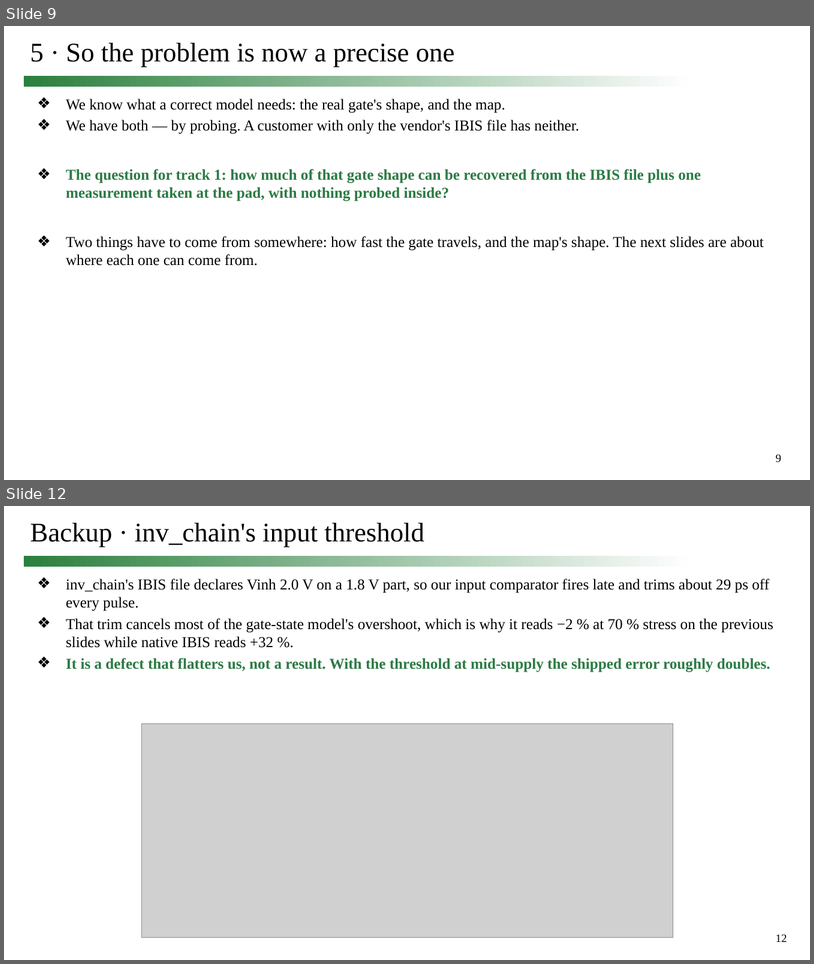
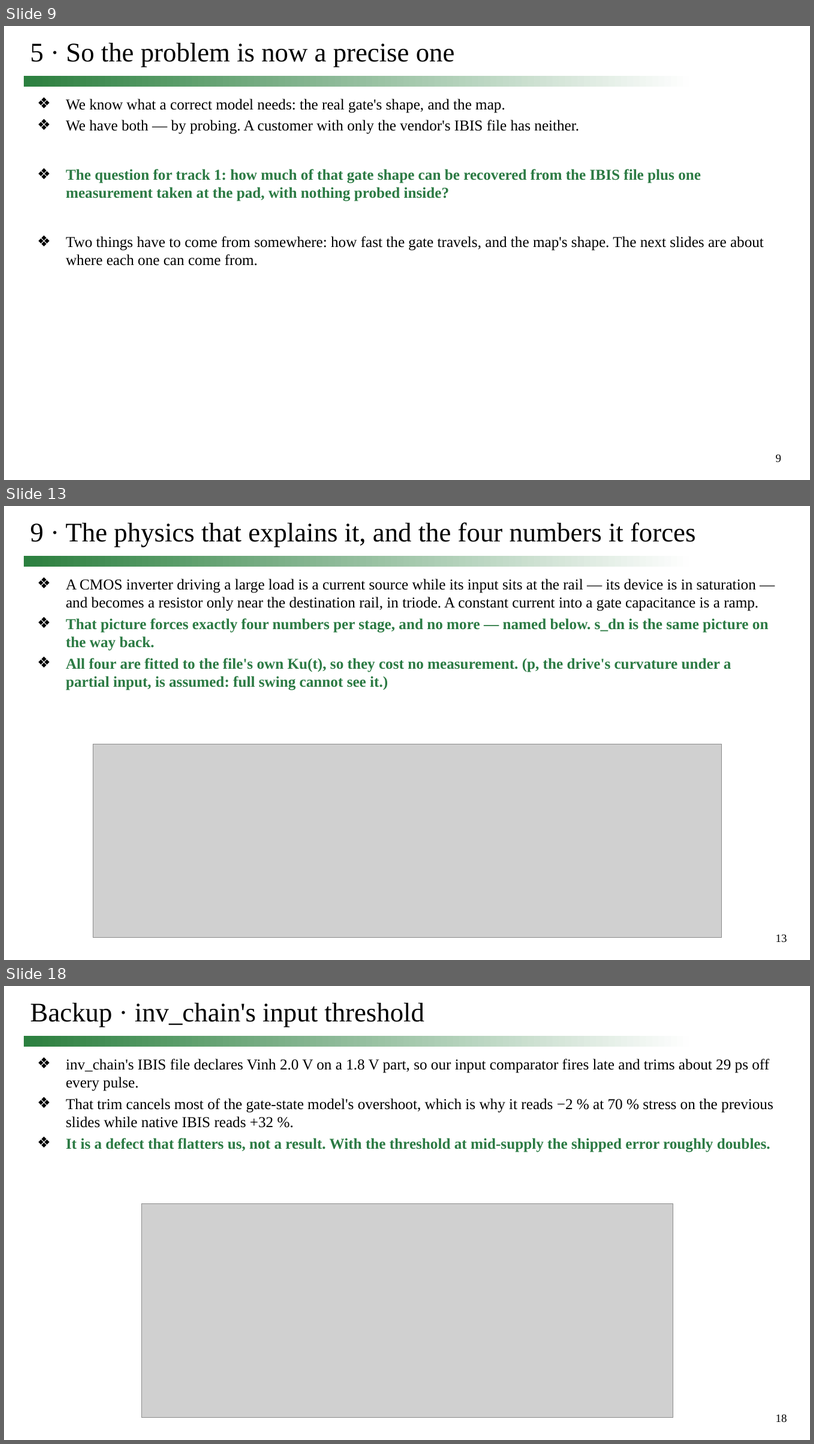
Before and after one commit to simon9721/ibis_comparison, a slide deck: results/meeting_deck_2026-09-24/0924_track1_story.pptx. Shown one above the other, each under a label of ours: slides 9 and 12 before the commit, slides 9, 13 and 18 after it; the slides between them are not shown. The pictures are 814x964 and 814x1444 pixels, drawn with LibreOffice and Linux fonts; fonts in the diff are those of the drawing; grey boxes stand for pictures. Boxes give left, top, right and bottom in pixels: in the first picture for what was removed or moved away, otherwise in the second. Text is boxed around its words. In the diff, an @@ line names an element or a change of style, - is before the commit and + after.

```diff
--- a/results/meeting_deck_2026-09-24/0924_track1_story.pptx
+++ b/results/meeting_deck_2026-09-24/0924_track1_story.pptx
@@ slide 13 added at [4, 506, 810, 960], background #FFFFFF; not listed: 2 template elements that a slide beside it also shows @@
@@ title added at [30, 522, 696, 547], 32 pt, text #000000 @@
+9 · The physics that explains it, and the four numbers it forces
@@ text added at [66, 579, 769, 690], 18 pt, text #2B7A43, bold @@
+❖ A CMOS inverter driving a large load is a current source while its input sits at the rail — its device is in saturation — and becomes a resistor only near the destination rail, in triode. A constant current into a gate capacitance is a ramp.
+❖ That picture forces exactly four numbers per stage, and no more — named below. s_dn is the same picture on the way back.
+❖ All four are fitted to the file's own Ku(t), so they cost no measurement. (p, the drive's curvature under a partial input, is assumed: full swing cannot see it.)
@@ picture added at [93, 744, 722, 937] @@
@@ what was slide 12 is now slide 18 @@
@@ page number at [776, 1414, 788, 1422]: text changed @@
-12
+18
```
Also in this commit, not shown: 1 slide changed, 6 other slides added, 1 slide removed, 6 other files.
